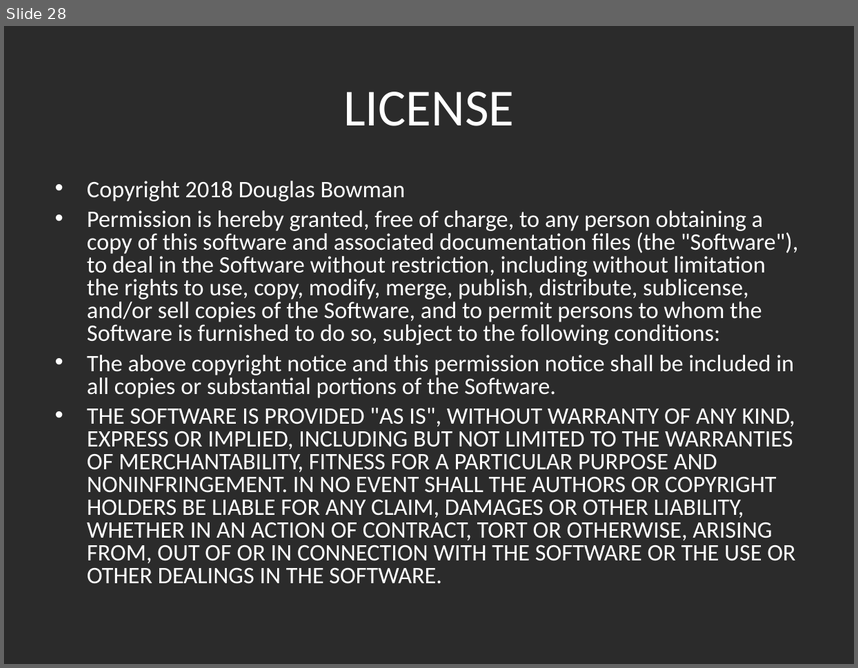
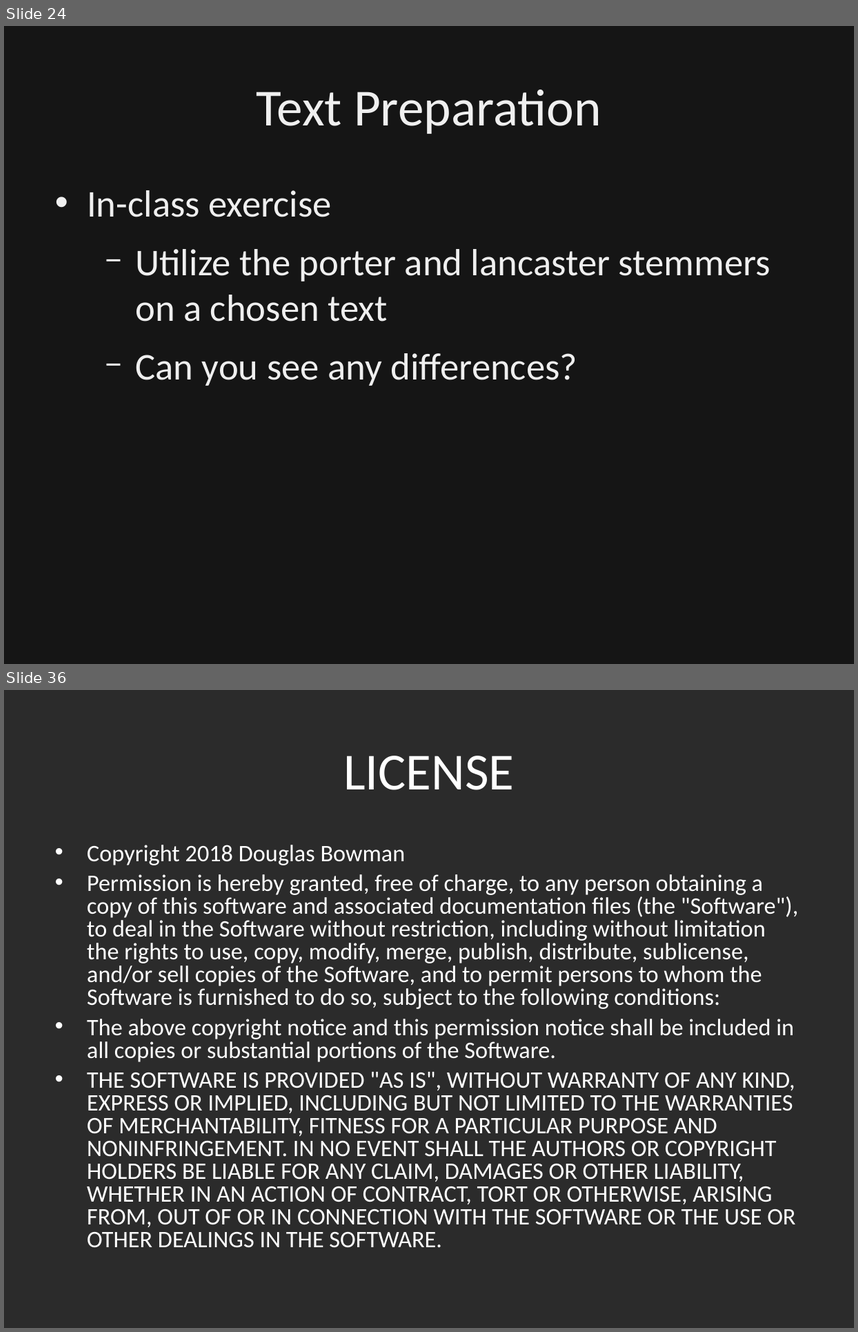
Before and after one commit to dbowmans46/PracticalProgramming, a slide deck: Session 7 - Python/Instructional Material/Session 7 - Python Brief Intro to NLP.odp. Shown one above the other, each under a label of ours: slide 28 before the commit, slides 24 and 36 after it; the slides between them are not shown. The pictures are 858x668 and 858x1332 pixels, drawn with LibreOffice and Linux fonts; fonts in the diff are those of the drawing; background and template pictures are left out; a plain dark background stands for a picture behind light text. Boxes give left, top, right and bottom in pixels: in the first picture for what was removed or moved away, otherwise in the second. Text is boxed around its words. In the diff, an @@ line names an element or a change of style, - is before the commit and + after.

Commit message:
Updated slides to include background for text preparation.  Added slides for in-class exercises for intro, tokenization, and stemming.  Added example book in raw text.

```diff
--- a/Session 7 - Python/Instructional Material/Session 7 - Python Brief Intro to NLP.odp
+++ b/Session 7 - Python/Instructional Material/Session 7 - Python Brief Intro to NLP.odp
@@ slide 24 added at [4, 26, 854, 664], background picture (left out) @@
@@ rectangle added at [4, 26, 854, 664], fill #000000 at 50% opacity, outline #000000 0 pt @@
@@ title added at [257, 89, 601, 134], 44 pt, text #EFEFEF @@
+Text Preparation
@@ text added at [87, 190, 771, 385], 32 pt, text #EFEFEF @@
+• In-class exercise
+  − Utilize the porter and lancaster stemmers on a chosen text
+  − Can you see any differences?
@@ what was slide 28 is now slide 36 @@
```
Also in this commit, not shown: 25 slides changed, 7 other slides added, 1 other file.
